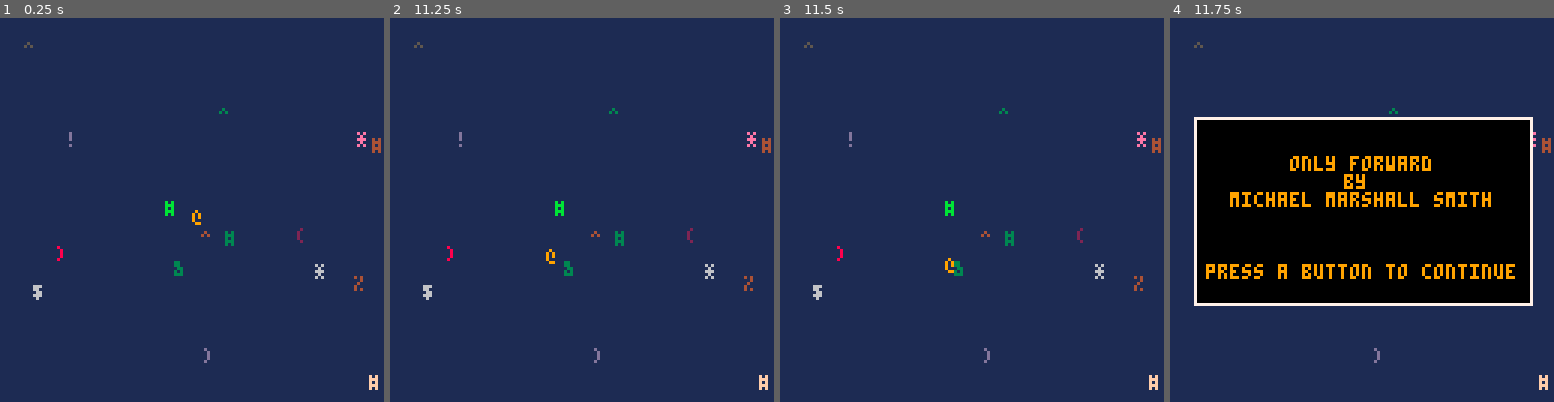
Above: before the commit, frames 1-4 (left to right).
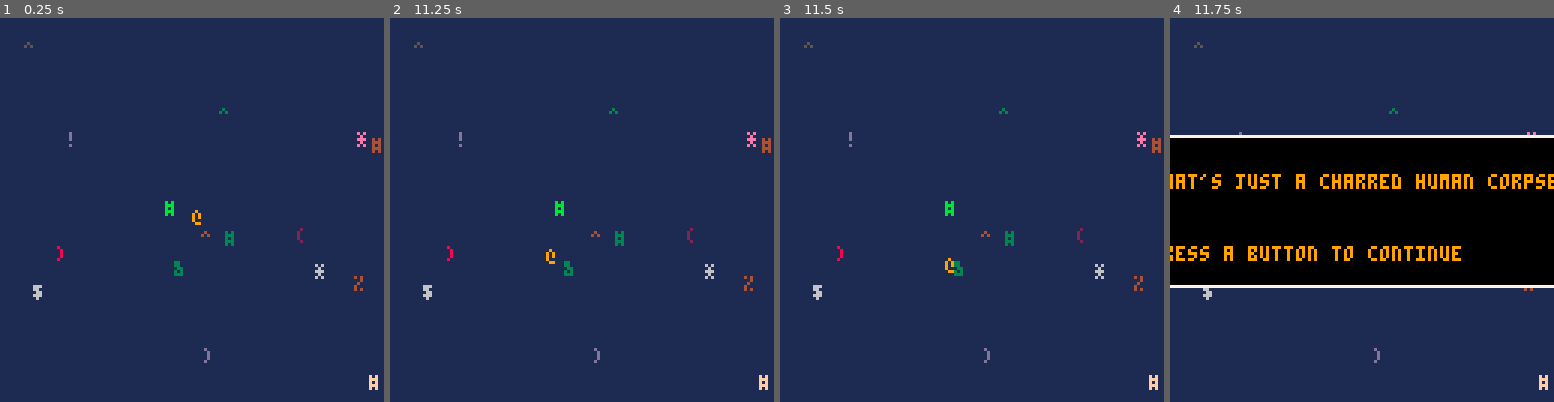
Above: after the commit, the same moments.

Repository: jmahoney/rfk-pico8
Game: PICO-8 cartridge rfk.p8
Same seed, same stepped clock (60 frames per second), same inputs: the game is played once before the commit and once after it.
Inputs:
- Up to frame 1 (0.25 s): no input
- Up to frame 2 (11.25 s): tap O (Z key) at 0.33, 0.7, 1.43, 2.22, 3.1, 3.98, 4.87, 5.75, 6.63, 7.52, 8.4, 9.28, 10.17, 11.05 s; tap X (X key) at 1.07, 2.07, 2.4, 2.73, 3.07, 3.4, 3.73, 4.07, 4.4, 4.73, 5.07, 5.4, 5.73, 6.07, 6.4, 6.73, 7.07, 7.4, 7.73, 8.07, 8.4, 8.73, 9.07, 9.4, 9.73, 10.07, 10.4, 10.73, 11.07 s; hold Left 1.97-2.37 s; hold Down 2.42-2.82 s; hold Right 2.87-3.53 s; hold Up 3.58-4.08 s; hold Right 4.13-4.53 s; hold Down 4.58-5.08 s; hold Left 5.13-5.8 s; hold Up 5.85-6.18 s; hold Left 6.23-6.63 s; hold Down 6.68-7.08 s; hold Right 7.13-7.8 s; hold Up 7.85-8.35 s; hold Right 8.4-8.8 s; hold Down 8.85-9.35 s; hold Left 9.4-10.07 s; hold Up 10.12-10.45 s; hold Left 10.5-10.9 s; hold Down from 10.95 s (still down)
- Up to frame 3 (11.5 s): release Down at 11.35 s; tap X (X key) at 11.4 s; hold Right from 11.4 s (still down)
- Up to frame 4 (11.75 s): keep holding Right; tap X (X key) at 11.73 s

Frames 1-3 are identical in both runs. In frame 4, 20% of the frame differs, in the area x 0-100%, y 25-75%.

Commit message:
Some non-kitten items from the official version

Diff:
--- a/rfk.p8
+++ b/rfk.p8
@@ -53,7 +53,6 @@
         {"a bag of oranges.","you're allergic"},
         {"underwear. 2 pair."},
         {"it's the 1977", "greatest hits","compilation", "'double platinum'","by the rock band", "kiss"},
-        {"i pity the fool", "who mistakes me", "for kitten!"},
         {"a macguffin"},
         {"the president", "of the", "united states"},
         {"the ambassador to the", "federated states","of micronesia"},
@@ -66,11 +65,27 @@
         {"a grumpy cat"},
         {"a very enthusiastic dog"},
         {"your common sense"},
-        {"a really good recipe for lasagne"},
+        {"a really good recipe", "for lasagne"},
         {"two hundred angry bees"},
         {"a patch of evil babies"},
         {"only forward","by ","michael marshall smith"},
-        {"someone has printed out","ten years of","alt.startrek.creative"}
+        {"someone has printed out","ten years of","alt.startrek.creative"},
+        {"That's just an old tin can."},
+        {"\"I pity the fool who mistakes", "me for kitten!\",", "sez Mr. T."},
+        {"That's just an old tin can."},
+        {"It's an altar to the horse god."},
+        {"A box of dancing","mechanical pencils.","They dance! They sing!"},
+        {"It's an old Duke Ellington record."},
+        {"A box of fumigation pellets."},
+        {"A digital clock.","It's stuck at 2:17 PM."},
+        {"That's just a charred human corpse."},
+        {"An empty shopping bag.","Paper or plastic?"},
+        {"A coat hanger hovers in thin air.","Odd."},
+        {"A freshly-baked pumpkin pie."},
+        {"Leonard Richardson is here,","asking people to lick him."},
+        {"It's another robot,","more advanced in design than you","but strangely immobile."},
+        {"An automated robot-hater.","It frowns disapprovingly", "at you."},
+        {"An automated robot-liker.","It smiles at you."}
     }
 
     return random_n_from_seq(non_kitten_items, 15)
